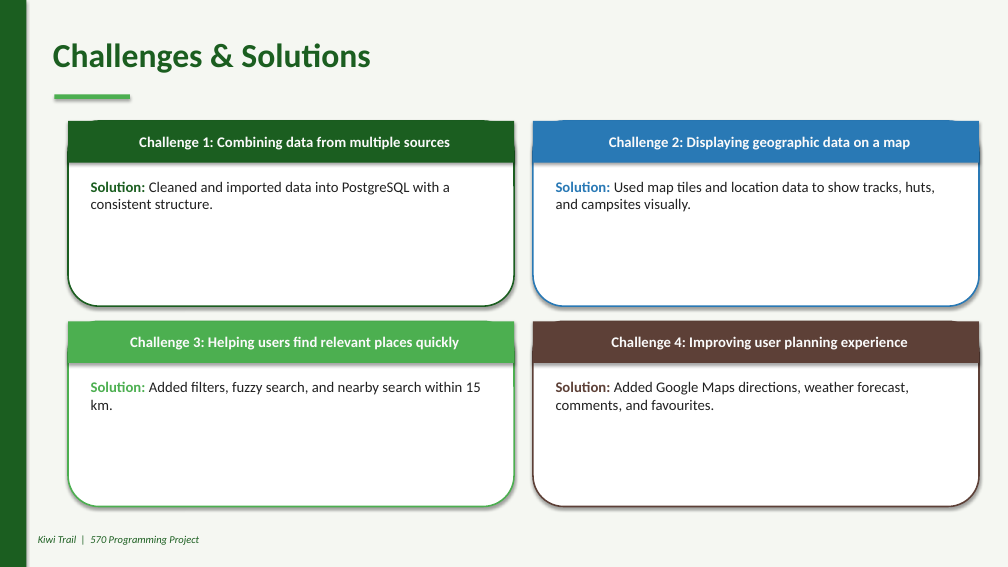
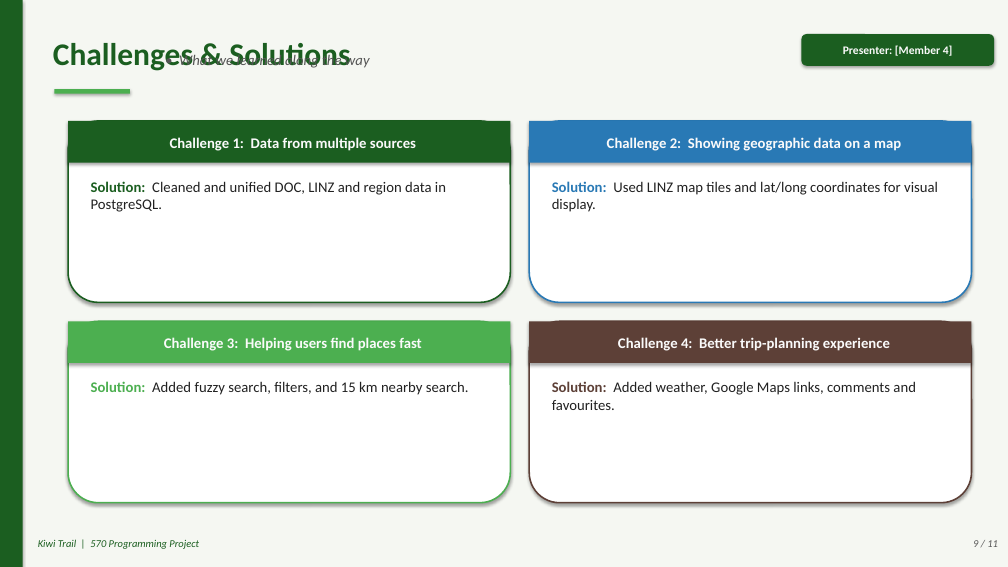
Before and after one commit to alexpan2542-spec/kiwitrail, a slide deck: slide 9 of PythonProject/Kiwi_Trail_Presentation.pptx (slide 10 before the commit). Drawn at 1008x567 pixels with LibreOffice and Linux fonts; fonts in the diff are those of the drawing. Boxes give left, top, right and bottom in pixels: in the first picture for what was removed or moved away, otherwise in the second. Text is boxed around its words. In the diff, an @@ line names an element or a change of style, - is before the commit and + after.

```diff
--- a/PythonProject/Kiwi_Trail_Presentation.pptx
+++ b/PythonProject/Kiwi_Trail_Presentation.pptx
@@ text "Challenges & Solutions" at [53, 43, 350, 71]: size 32 to 30 pt @@
@@ text added at [179, 52, 370, 69], 14 pt, text #555555, italic @@
+• What we learned along the way
@@ rounded rectangle added at [802, 34, 994, 66], fill #1B5E20, 11 pt, text #FAFAFA, bold @@
+Presenter: [Member 4]
@@ rectangle: place and size @@
-rectangle at [54, 95, 130, 99]
+rectangle at [54, 89, 130, 94]
@@ rectangle "Challenge 1: Data from multiple ...": place and size @@
-rectangle "Challenge 1: Data from multiple ..." at [68, 121, 514, 163]
+rectangle "Challenge 1: Data from multiple ..." at [68, 121, 510, 163]
@@ rounded rectangle: place and size @@
-rounded rectangle at [68, 121, 514, 306]
+rounded rectangle at [68, 121, 510, 302]
@@ text in rectangle at [170, 137, 416, 151]: text changed @@
-Challenge 1: Combining data from multiple sources
+Challenge 1: Data from multiple sources
@@ rectangle "Challenge 2: Showing geographic data ...": place and size @@
-rectangle "Challenge 2: Showing geographic data ..." at [533, 121, 979, 163]
+rectangle "Challenge 2: Showing geographic data ..." at [529, 121, 972, 163]
@@ rounded rectangle: place and size @@
-rounded rectangle at [533, 121, 979, 306]
+rounded rectangle at [529, 121, 972, 302]
@@ text in rectangle at [607, 137, 901, 151]: text changed @@
-Challenge 2: Displaying geographic data on a map
+Challenge 2: Showing geographic data on a map
@@ text at [91, 181, 446, 212]: text changed @@
-Solution: Cleaned and imported data into PostgreSQL with a consistent structure.
+Solution: Cleaned and unified DOC, LINZ and region data in PostgreSQL.
@@ text at [552, 181, 938, 212]: text changed @@
-Solution: Used map tiles and location data to show tracks, huts, and campsites visually.
+Solution: Used LINZ map tiles and lat/long coordinates for visual display.
@@ rectangle "Challenge 3: Helping users find ...": place and size @@
-rectangle "Challenge 3: Helping users find ..." at [68, 321, 514, 363]
+rectangle "Challenge 3: Helping users find ..." at [68, 321, 510, 363]
@@ rounded rectangle: place and size @@
-rounded rectangle at [68, 321, 514, 507]
+rounded rectangle at [68, 321, 510, 503]
@@ rectangle "Challenge 4: Better trip-planning experience": place and size @@
-rectangle "Challenge 4: Better trip-planning experience" at [533, 321, 979, 363]
+rectangle "Challenge 4: Better trip-planning experience" at [529, 321, 972, 363]
@@ rounded rectangle: place and size @@
-rounded rectangle at [533, 321, 979, 507]
+rounded rectangle at [529, 321, 972, 503]
@@ text in rectangle at [164, 337, 421, 351]: text changed @@
-Challenge 3: Helping users find relevant places quickly
+Challenge 3: Helping users find places fast
@@ text in rectangle at [618, 337, 890, 351]: text changed @@
-Challenge 4: Improving user planning experience
+Challenge 4: Better trip-planning experience
@@ text at [91, 381, 469, 395]: text changed @@
-Solution: Added filters, fuzzy search, and nearby search within 15 km.
+Solution: Added fuzzy search, filters, and 15 km nearby search.
@@ text at [552, 381, 916, 410]: text changed @@
-Solution: Added Google Maps directions, weather forecast, comments, and favourites.
+Solution: Added weather, Google Maps links, comments and favourites.
@@ text "Kiwi Trail | 570 Programming ...": place and size @@
-text "Kiwi Trail | 570 Programming ..." at [38, 535, 199, 545]
+text "Kiwi Trail | 570 Programming ..." at [38, 539, 199, 549]
@@ text added at [973, 540, 998, 547], 10 pt, text #555555, italic @@
+9 / 11
```
Also in this commit, not shown: 4 other slides changed, 6 slides added, 8 slides removed, 1 other file.
